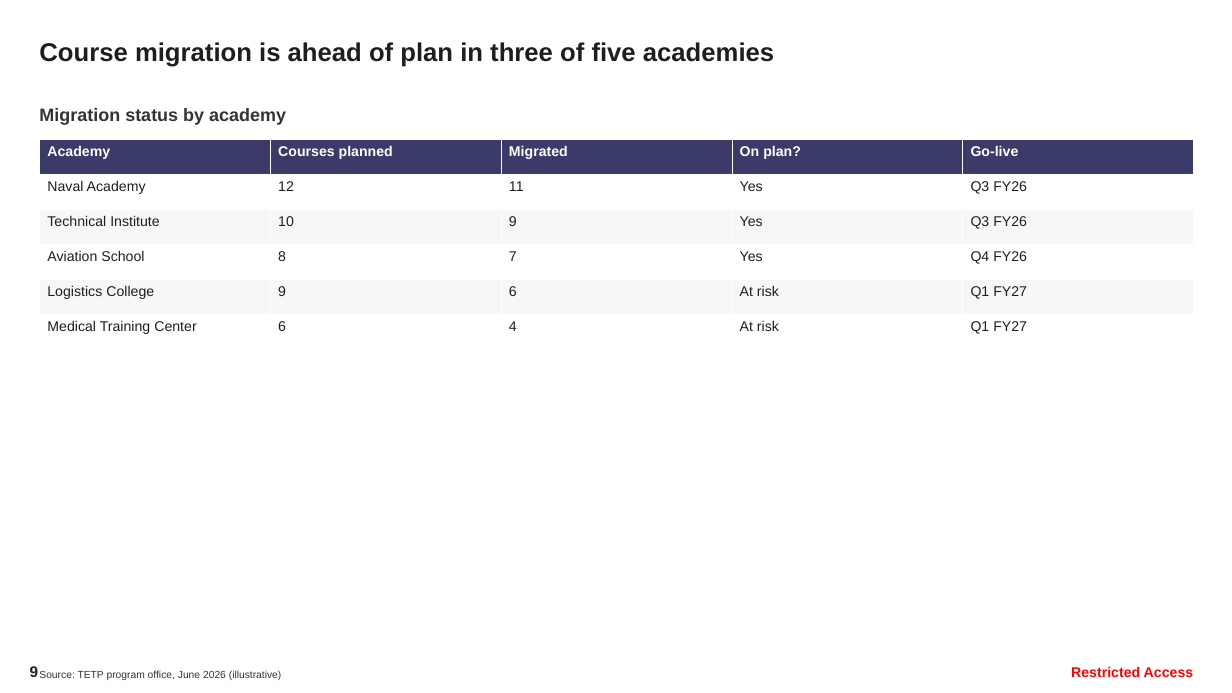
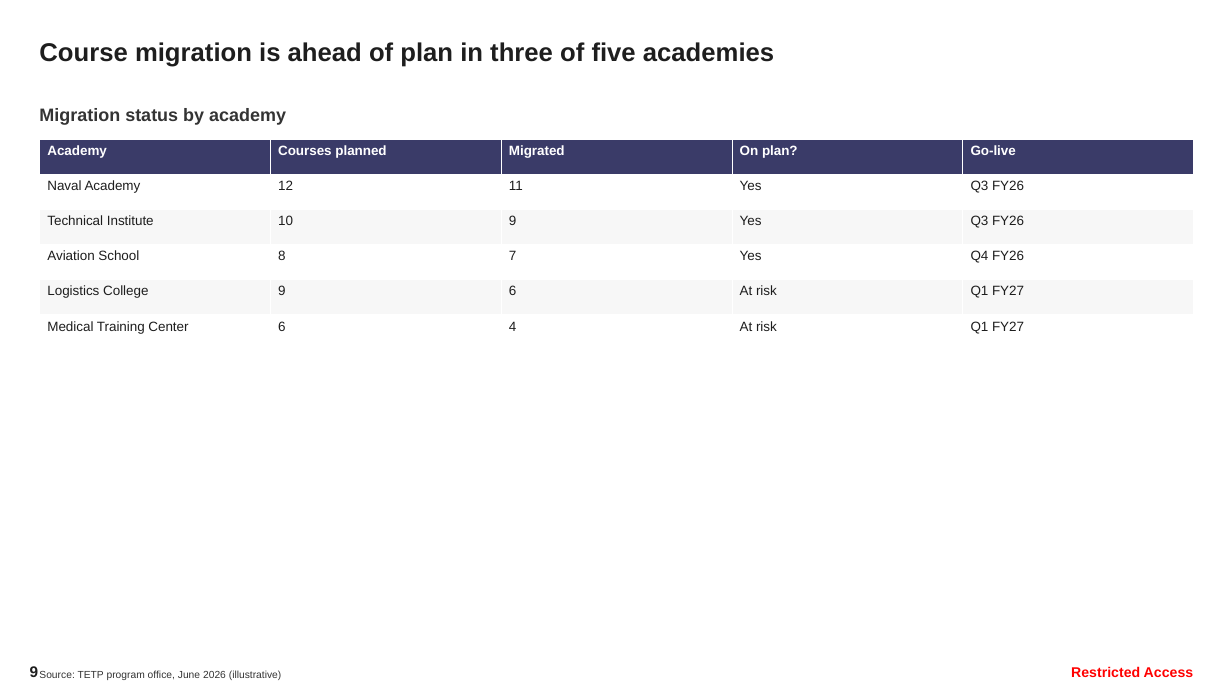
Before and after one commit to ammarkojok/Consulting-Toolkit, a slide deck: slide 9 of .claude/skills/tetp-deck/examples/example-deck.pptx. Drawn at 1232x693 pixels with LibreOffice and Linux fonts; fonts in the diff are those of the drawing; background and template pictures are left out. Boxes give left, top, right and bottom in pixels: in the first picture for what was removed or moved away, otherwise in the second. Text is boxed around its words. In the diff, an @@ line names an element or a change of style, - is before the commit and + after.

```diff
--- a/.claude/skills/tetp-deck/examples/example-deck.pptx
+++ b/.claude/skills/tetp-deck/examples/example-deck.pptx
@@ table at box(40, 140, 1195, 350) @@
@@ size 11 to 10.5 pt @@
```
Also in this commit, not shown: 7 other slides changed, 1 slide added, 11 other files.
